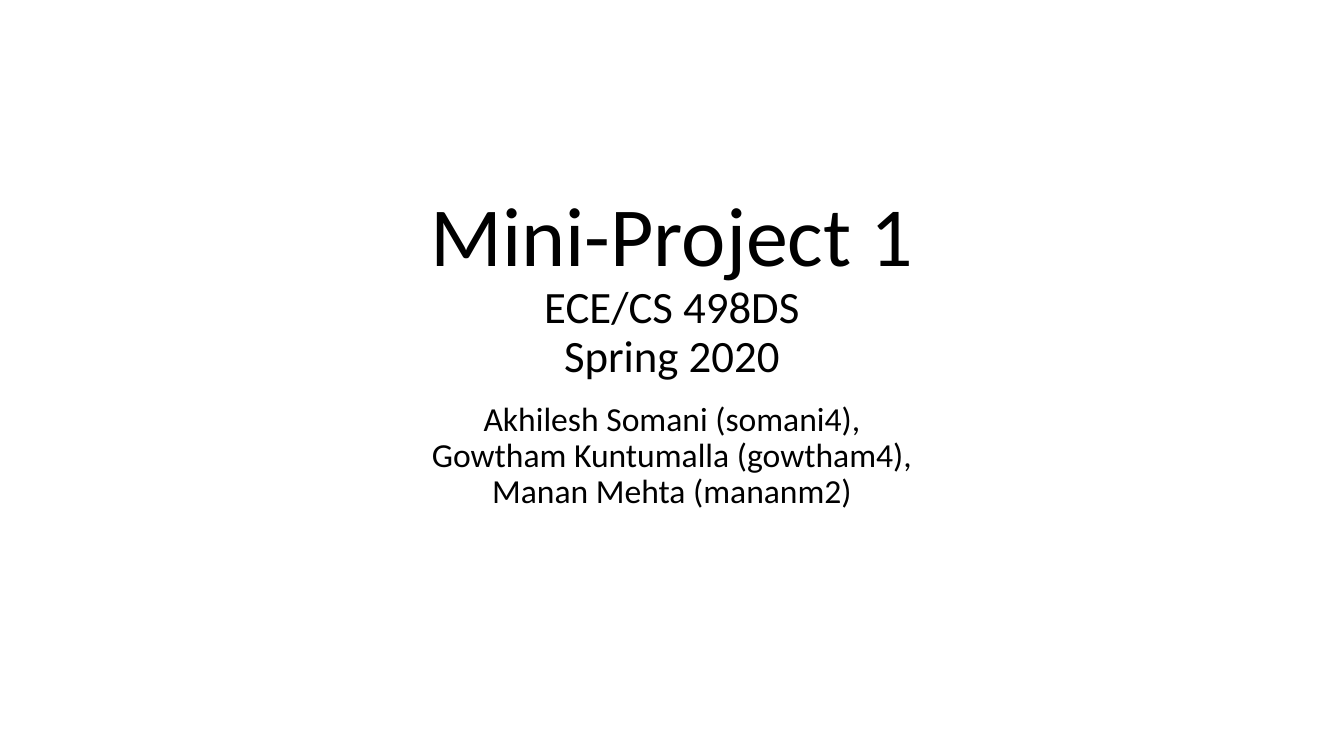
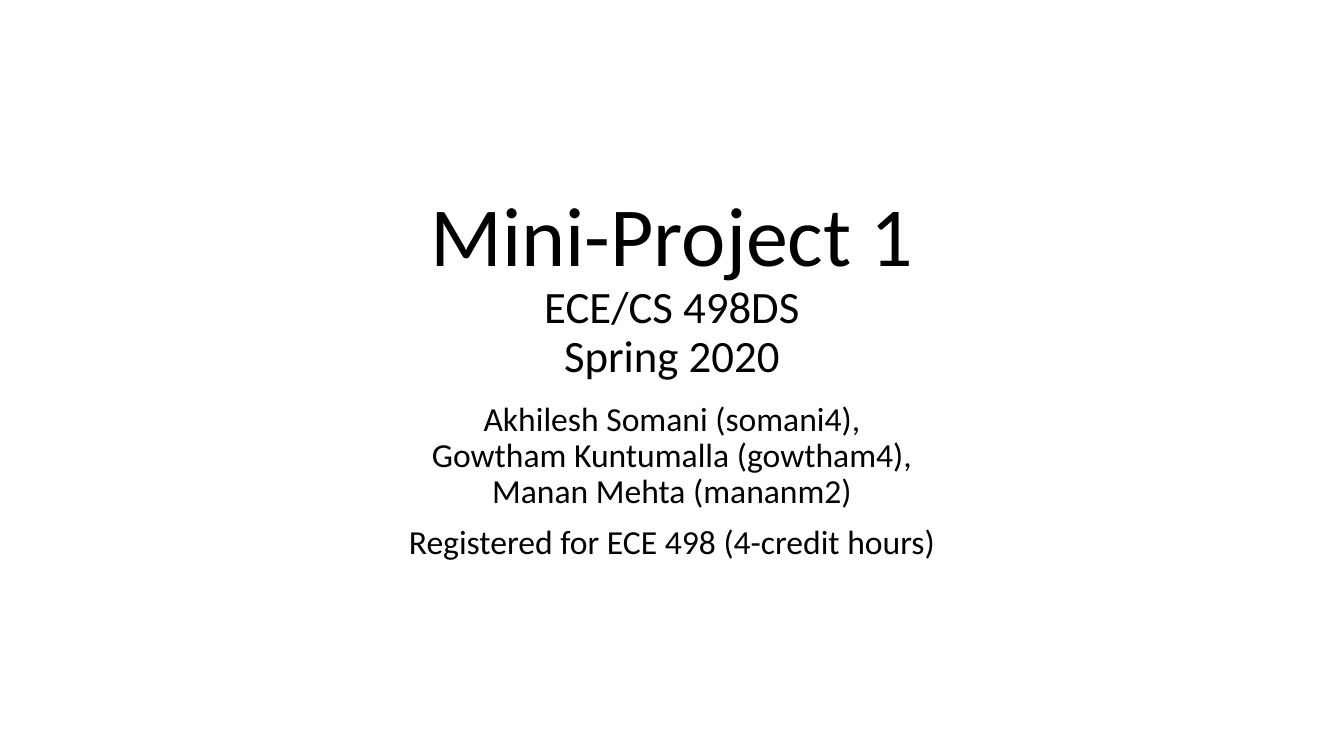
Before and after one commit to gowthamkuntumalla/Safety_in_autonomous_vehicles_MP, a slide deck: slide 1 of somani4_MP1.pptx. Drawn at 1344x756 pixels with LibreOffice and Linux fonts; fonts in the diff are those of the drawing. Boxes give left, top, right and bottom in pixels: in the first picture for what was removed or moved away, otherwise in the second. Text is boxed around its words. In the diff, an @@ line names an element or a change of style, - is before the commit and + after.

```diff
--- a/somani4_MP1.pptx
+++ b/somani4_MP1.pptx
@@ subtitle at (409,529,934,560): paragraph added @@
+Registered for ECE 498 (4-credit hours)
```
Also in this commit, not shown: 8 other slides changed, 1 slide added, 3 other files.
